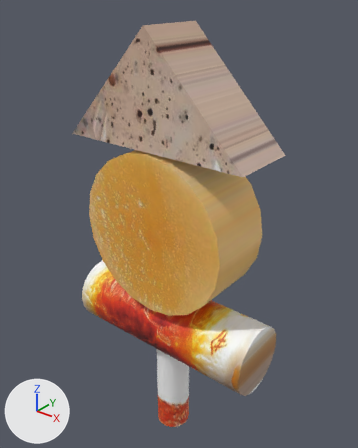
Before and after pictures for a commit that changed the FBX model assets/Oden.fbx.
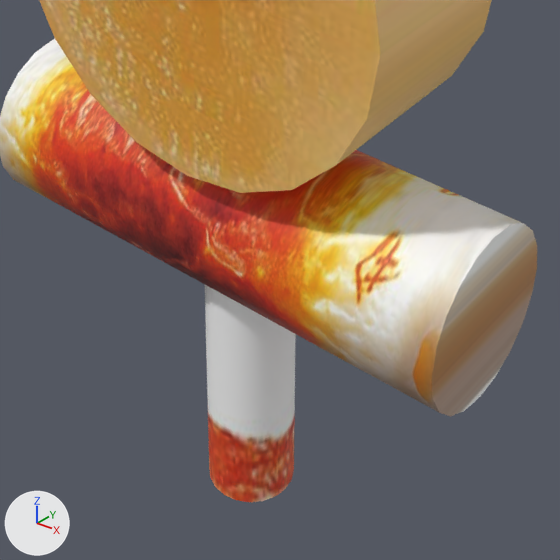
There are two pictures of each version: one whole from a camera (50 mm lens) standing at (0.0304, -0.0368, 0.0396) and looking at (-0.0004, 0.0017, 0.0157), one close up on the part from 23% to 79% of the width and 55% to 100% of the height. Every picture has the same lights, and +X, +Y and +Z are marked at lower left. Where no turn or scale is listed for an object, it has been applied to the vertices. Vertices at the same position are counted once.

Before the edit, the objects in view are built like this:
```python
me_mesh = bpy.data.meshes.new('Mesh')
me_mesh.from_pydata(...)  # 672 vertices, 1328 faces; spans x -0.0115..0.0115, y -0.0038..0.0038, z -0.0239..0.0239
me_mesh.materials.append(mat_lambert2)  # picture img_oden_jpg
ob_pprism2 = bpy.data.objects.new('pPrism2', me_mesh)
ob_pprism2.location = (0.0, 0.0, 0.01254)
```
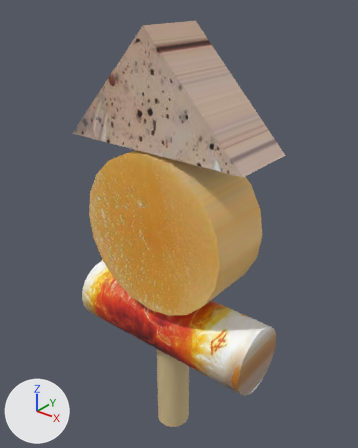
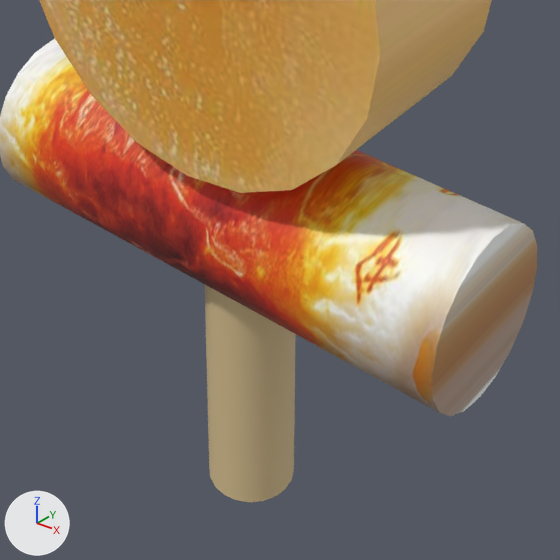
Boxes (x1, y1, x2, y2) around the edits, measured in the close-ups (560 x 560 px):
part 1 of me_mesh, recoloured (grey to beige): (205, 285, 296, 502) in both

What the commit changed:
Material 'lambert3' (mat_lambert3) is new.
Its base color is (0.71, 0.548, 0.292) (beige #dbc393).
me_mesh has 672 vertices, 1328 faces and spans x -0.0115..0.0115, y -0.0038..0.0038, z -0.0239..0.0239.
me_mesh is used by ob_pprism2; location (0.0, 0.0, 0.01254).
me_mesh part 1: 440 of the faces centred in x -0.002..0.002, y -0.002..0.002, z -0.0239..0.0163 switch from mat_lambert2 (picture img_oden_jpg) to mat_lambert3 (beige #dbc393).
